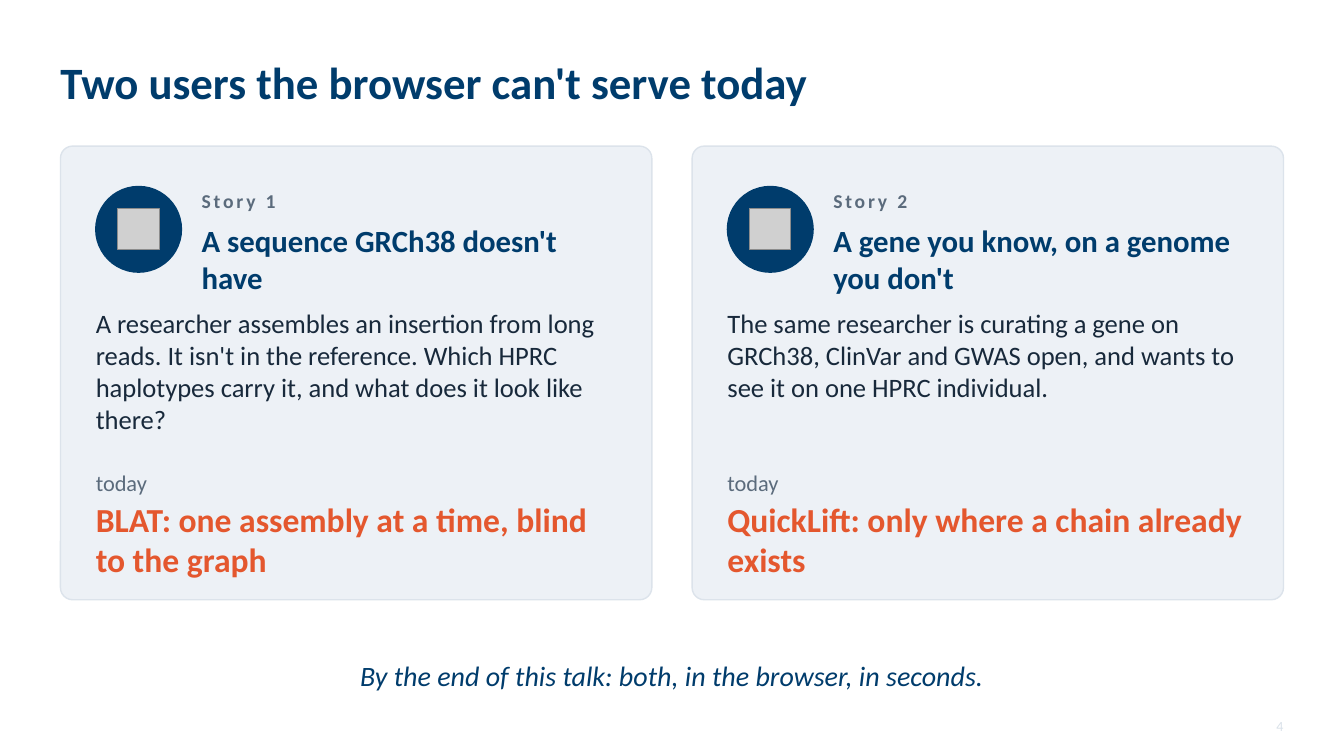
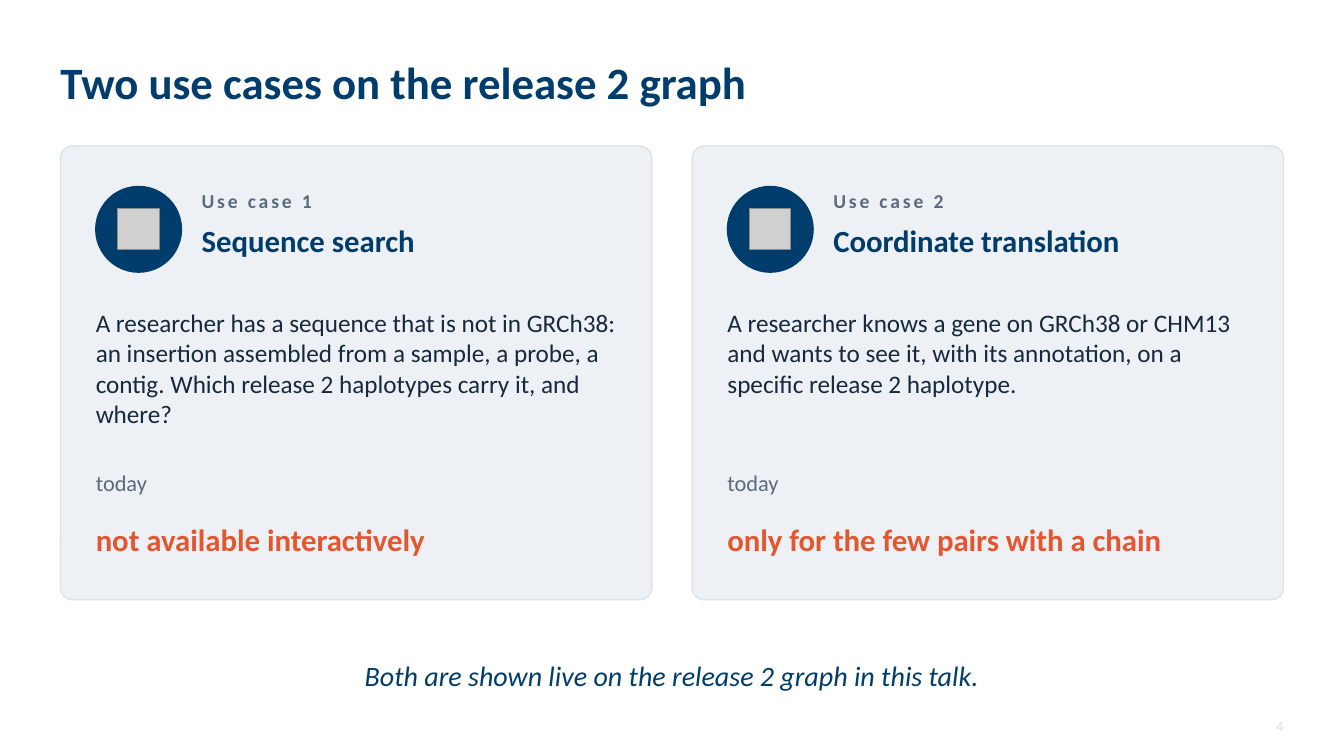
Before and after one commit to parsaeskandar/hprc_2026_poster, a slide deck: slide 4 of talk/HPRC2026_talk.pptx. Drawn at 1344x756 pixels with LibreOffice and Linux fonts; fonts in the diff are those of the drawing; grey boxes stand for pictures. Boxes give left, top, right and bottom in pixels: in the first picture for what was removed or moved away, otherwise in the second. Text is boxed around its words. In the diff, an @@ line names an element or a change of style, - is before the commit and + after.

Commit message:
Talk v5: reframed for HPRC scientists (release 2 first, two use cases, no engineering detail; checked/limits slides removed; professional wording)

```diff
--- a/talk/HPRC2026_talk.pptx
+++ b/talk/HPRC2026_talk.pptx
@@ text at <box>60,67,746,107</box>: text changed @@
-Two users the browser can't serve today
+Two use cases on the release 2 graph
@@ text at <box>202,195,312,208</box>: text changed @@
-Story 1
+Use case 1
@@ text at <box>833,195,944,208</box>: text changed @@
-Story 2
+Use case 2
@@ text at <box>202,230,415,257</box>: text changed @@
-A sequence GRCh38 doesn't have
+Sequence search
@@ text at <box>833,230,1119,253</box>: text changed @@
-A gene you know, on a genome you don't
+Coordinate translation
@@ text at <box>96,314,615,423</box>: text changed; size 19 to 18 pt @@
-A researcher assembles an insertion from long reads. It isn't in the reference. Which HPRC haplotypes carry it, and what does it look like there?
+A researcher has a sequence that is not in GRCh38: an insertion assembled from a sample, a probe, a contig. Which release 2 haplotypes carry it, and where?
@@ text at <box>727,314,1230,397</box>: text changed; size 19 to 18 pt @@
-The same researcher is curating a gene on GRCh38, ClinVar and GWAS open, and wants to see it on one HPRC individual.
+A researcher knows a gene on GRCh38 or CHM13 and wants to see it, with its annotation, on a specific release 2 haplotype.
@@ text at <box>96,529,425,556</box>: text changed; size 24 to 22 pt @@
-BLAT: one assembly at a time, blind to the graph
+not available interactively
@@ text at <box>727,529,1162,556</box>: text changed; size 24 to 22 pt @@
-QuickLift: only where a chain already exists
+only for the few pairs with a chain
@@ text at <box>365,666,979,691</box>: text changed @@
-By the end of this talk: both, in the browser, in seconds.
+Both are shown live on the release 2 graph in this talk.
```
Also in this commit, not shown: 15 other slides changed, 2 slides added, 4 slides removed, 3 other files.
